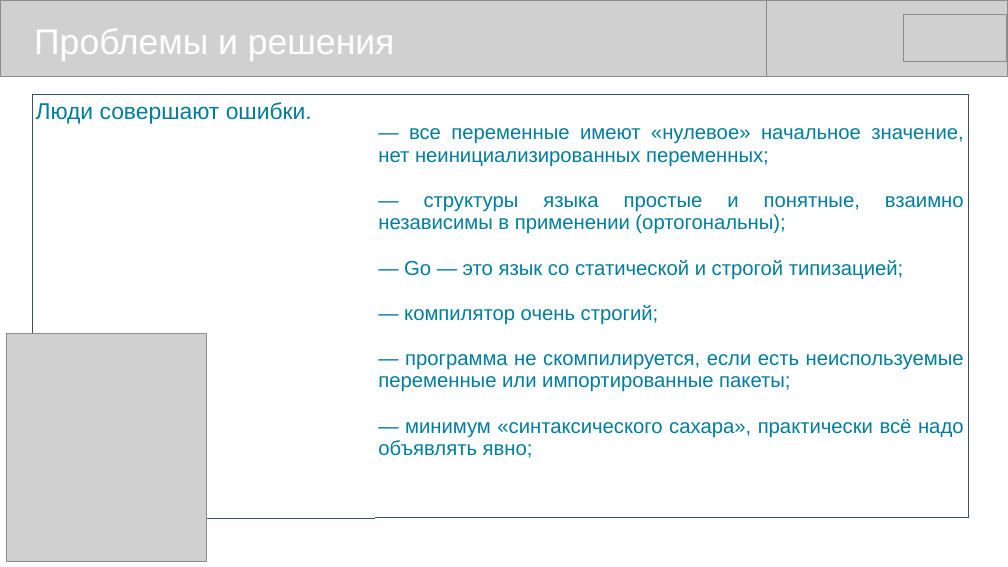
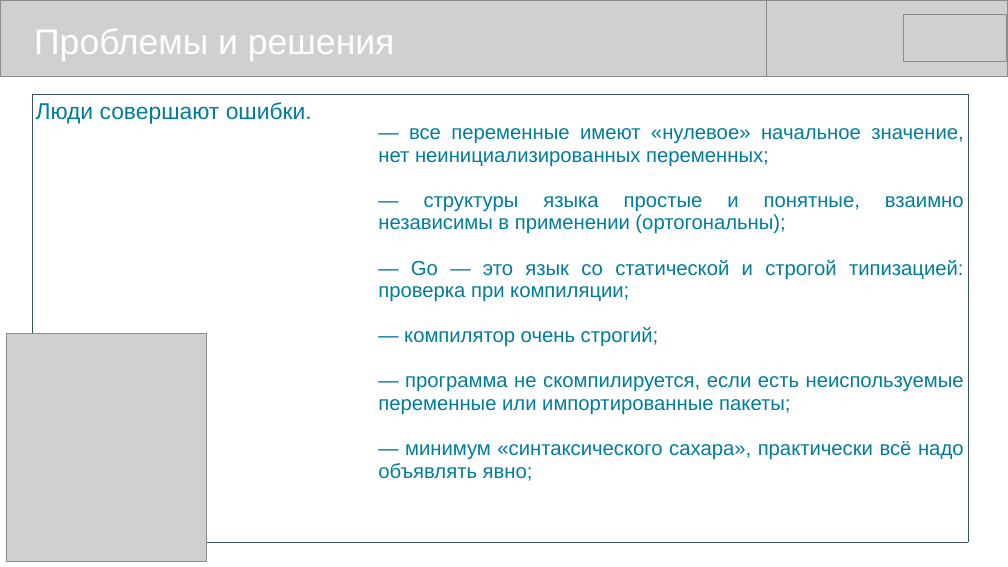
Before and after one commit to mike-shock/Go_language, a slide deck: slide 6 of view/Go_View.odp. Drawn at 1008x567 pixels with LibreOffice and Linux fonts; fonts in the diff are those of the drawing; grey boxes stand for pictures. Boxes give left, top, right and bottom in pixels: in the first picture for what was removed or moved away, otherwise in the second. Text is boxed around its words. In the diff, an @@ line names an element or a change of style, - is before the commit and + after.

```diff
--- a/view/Go_View.odp
+++ b/view/Go_View.odp
@@ table at [32,94,969,508] @@
-row 1, column 2: — все переменные имеют «нулевое» начальное значение, нет неинициализированных переменных; / — структуры языка простые и понятные, взаимно независимы в применении (ортогональны); / — Go — это язык со статической и строгой типизацией; / — компилятор очень строгий; / — программа не скомпилируется, если есть неиспользуемые переменные или импортированные пакеты; / — минимум «синтаксического сахара», практически всё надо объявлять явно;
+row 1, column 2: — все переменные имеют «нулевое» начальное значение, нет неинициализированных переменных; / — структуры языка простые и понятные, взаимно независимы в применении (ортогональны); / — Go — это язык со статической и строгой типизацией: проверка при компиляции; / — компилятор очень строгий; / — программа не скомпилируется, если есть неиспользуемые переменные или импортированные пакеты; / — минимум «синтаксического сахара», практически всё надо объявлять явно;
```
Also in this commit, not shown: 8 other slides changed, 1 other file.
